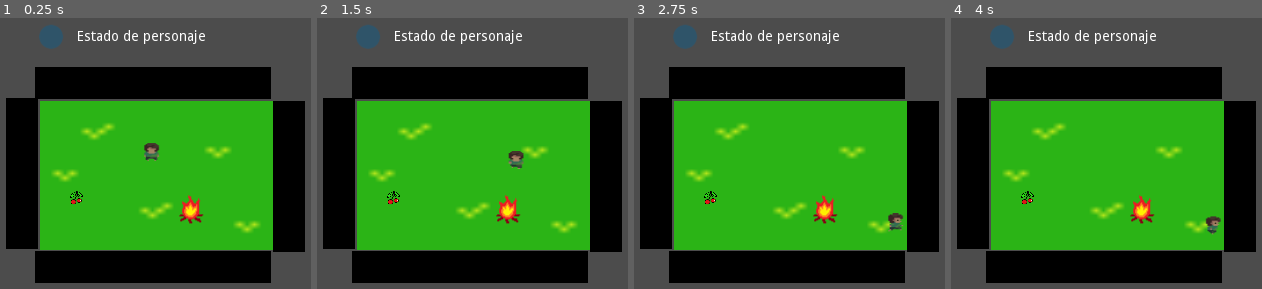
Above: before the commit, frames 1-4 (left to right).
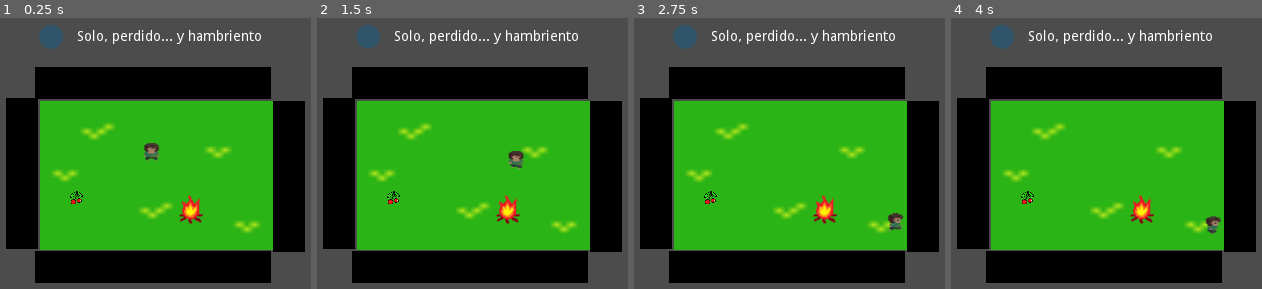
Above: after the commit, the same moments.

Repository: keyWorlds/fullOfStars
Game: Godot game, scene res://scenes/Mundo.tscn
Two runs of this game, one before a commit and one after it. Both use one fixed random seed, a clock stepped at 60 frames per second and the inputs below. Before the commit the project starts from res://Mundo.tscn.
Inputs:
- Up to frame 1 (0.25 s): no input
- Up to frame 2 (1.5 s): tap Enter at 0.5 s; hold Right (ui_right) 0.53-1.28 s; tap Space at 1.25 s; hold Down (ui_down) from 1.28 s (still down)
- Up to frame 3 (2.75 s): release Down (ui_down) at 2.03 s; hold Right (ui_right) from 2.03 s (still down)
- Up to frame 4 (4 s): tap Enter at 2.75 s; release Right (ui_right) at 2.78 s; hold Up (ui_up) 2.78-3.53 s; tap Space at 3.5 s; hold Left (ui_left) from 3.53 s (still down)

The runs differ from the first frame. In frame 1, 1.2% of the frame differs, in the area x 25-84%, y 4-10%; in frame 2, 1.2%; in frame 3, 1.2%; in frame 4, 1.2%.

Commit message:
reasign scripts, new scene

Diff:
--- a/fullOfStars/project.godot
+++ b/fullOfStars/project.godot
@@ -11,7 +11,7 @@
 [application]
 
 config/name="fullOfStars"
-run/main_scene="res://Mundo.tscn"
+run/main_scene="res://scenes/Mundo.tscn"
 config/icon="res://icon.png"
 
 [display]
--- /dev/null
+++ b/fullOfStars/scenes/Inicio.tscn
@@ -0,0 +1,284 @@
+[gd_scene load_steps=32 format=2]
+
+[ext_resource path="res://assets/spr_Obstaculo_0.png" type="Texture" id=1]
+[ext_resource path="res://scripts/Msgs.gd" type="Script" id=2]
+[ext_resource path="res://assets/vida.png" type="Texture" id=3]
+[ext_resource path="res://scripts/playerController.gd" type="Script" id=4]
+[ext_resource path="res://assets/sprite0_spr_player_down_strip6_1.png" type="Texture" id=5]
+[ext_resource path="res://assets/sprite0_spr_player_down_strip6_2.png" type="Texture" id=6]
+[ext_resource path="res://assets/sprite0_spr_player_down_strip6_3.png" type="Texture" id=7]
+[ext_resource path="res://assets/sprite0_spr_player_down_strip6_4.png" type="Texture" id=8]
+[ext_resource path="res://assets/sprite0_spr_player_down_strip6_5.png" type="Texture" id=9]
+[ext_resource path="res://assets/sprite3_spr_player_up_strip6_0.png" type="Texture" id=10]
+[ext_resource path="res://assets/sprite1_spr_player_right_strip6_0.png" type="Texture" id=11]
+[ext_resource path="res://assets/sprite1_spr_player_right_strip6_1.png" type="Texture" id=12]
+[ext_resource path="res://assets/sprite1_spr_player_right_strip6_2.png" type="Texture" id=13]
+[ext_resource path="res://assets/sprite1_spr_player_right_strip6_3.png" type="Texture" id=14]
+[ext_resource path="res://assets/sprite1_spr_player_right_strip6_4.png" type="Texture" id=15]
+[ext_resource path="res://assets/sprite1_spr_player_right_strip6_5.png" type="Texture" id=16]
+[ext_resource path="res://assets/sprite3_spr_player_up_strip6_1.png" type="Texture" id=17]
+[ext_resource path="res://assets/sprite3_spr_player_up_strip6_2.png" type="Texture" id=18]
+[ext_resource path="res://assets/sprite3_spr_player_up_strip6_3.png" type="Texture" id=19]
+[ext_resource path="res://assets/sprite3_spr_player_up_strip6_4.png" type="Texture" id=20]
+[ext_resource path="res://assets/sprite3_spr_player_up_strip6_5.png" type="Texture" id=21]
+[ext_resource path="res://assets/sprite0_spr_player_down_strip6_0.png" type="Texture" id=22]
+[ext_resource path="res://assets/sprite2_spr_player_left_strip6_0.png" type="Texture" id=23]
+[ext_resource path="res://assets/sprite2_spr_player_left_strip6_1.png" type="Texture" id=24]
+[ext_resource path="res://assets/sprite2_spr_player_left_strip6_2.png" type="Texture" id=25]
+[ext_resource path="res://assets/sprite2_spr_player_left_strip6_3.png" type="Texture" id=26]
+[ext_resource path="res://assets/sprite2_spr_player_left_strip6_4.png" type="Texture" id=27]
+[ext_resource path="res://assets/sprite2_spr_player_left_strip6_5.png" type="Texture" id=28]
+
+[sub_resource type="RectangleShape2D" id=1]
+
+custom_solver_bias = 0.0
+extents = Vector2( 12.0233, 12.5817 )
+
+[sub_resource type="RectangleShape2D" id=2]
+
+custom_solver_bias = 0.0
+extents = Vector2( 10, 10 )
+
+[sub_resource type="SpriteFrames" id=3]
+
+animations = [ {
+"frames": [ ExtResource( 5 ), ExtResource( 6 ), ExtResource( 7 ), ExtResource( 8 ), ExtResource( 9 ) ],
+"loop": true,
+"name": "correr_abajo",
+"speed": 5.0
+}, {
+"frames": [ ExtResource( 10 ) ],
+"loop": true,
+"name": "idle_arriba",
+"speed": 5.0
+}, {
+"frames": [ ExtResource( 11 ) ],
+"loop": true,
+"name": "idle_derecha",
+"speed": 5.0
+}, {
+"frames": [ ExtResource( 12 ), ExtResource( 13 ), ExtResource( 14 ), ExtResource( 15 ), ExtResource( 16 ) ],
+"loop": true,
+"name": "correr_derecha",
+"speed": 5.0
+}, {
+"frames": [ ExtResource( 17 ), ExtResource( 18 ), ExtResource( 19 ), ExtResource( 20 ), ExtResource( 21 ) ],
+"loop": true,
+"name": "correr_arriba",
+"speed": 5.0
+}, {
+"frames": [ ExtResource( 22 ) ],
+"loop": true,
+"name": "idle_abajo",
+"speed": 5.0
+}, {
+"frames": [ ExtResource( 23 ) ],
+"loop": true,
+"name": "idle_izquierda",
+"speed": 5.0
+}, {
+"frames": [ ExtResource( 24 ), ExtResource( 25 ), ExtResource( 26 ), ExtResource( 27 ), ExtResource( 28 ) ],
+"loop": true,
+"name": "correr_izquierda",
+"speed": 5.0
+} ]
+
+[node name="Mundo" type="Node"]
+
+[node name="Walls" type="Node" parent="." index="0"]
+
+editor/display_folded = true
+
+[node name="Wall" type="StaticBody2D" parent="Walls" index="0"]
+
+editor/display_folded = true
+position = Vector2( 294.916, 92.3378 )
+scale = Vector2( 3.74404, 0.511719 )
+input_pickable = false
+collision_layer = 1
+collision_mask = 1
+constant_linear_velocity = Vector2( 0, 0 )
+constant_angular_velocity = 0.0
+friction = 1.0
+bounce = 0.0
+
+[node name="CollisionShape2D" type="CollisionShape2D" parent="Walls/Wall" index="0"]
+
+position = Vector2( -1.36642, -1.00382 )
+scale = Vector2( 2.52865, 2.46359 )
+shape = SubResource( 1 )
+__meta__ = {
+"_edit_lock_": true
+}
+
+[node name="spr_Obstaculo_0" type="Sprite" parent="Walls/Wall" index="1"]
+
+position = Vector2( -1.58711, -1.22138 )
+scale = Vector2( 1.97571, 1.9542 )
+texture = ExtResource( 1 )
+__meta__ = {
+"_edit_lock_": true
+}
+
+[node name="Wall3" type="StaticBody2D" parent="Walls" index="1"]
+
+position = Vector2( 294.916, 276.338 )
+scale = Vector2( 3.74404, 0.511719 )
+input_pickable = false
+collision_layer = 1
+collision_mask = 1
+constant_linear_velocity = Vector2( 0, 0 )
+constant_angular_velocity = 0.0
+friction = 1.0
+bounce = 0.0
+
+[node name="CollisionShape2D" type="CollisionShape2D" parent="Walls/Wall3" index="0"]
+
+position = Vector2( -1.36642, -1.00382 )
+scale = Vector2( 2.52865, 2.46359 )
+shape = SubResource( 1 )
+__meta__ = {
+"_edit_lock_": true
+}
+
+[node name="spr_Obstaculo_0" type="Sprite" parent="Walls/Wall3" index="1"]
+
+position = Vector2( -1.58711, -1.22138 )
+scale = Vector2( 1.97571, 1.9542 )
+texture = ExtResource( 1 )
+__meta__ = {
+"_edit_lock_": true
+}
+
+[node name="Wall2" type="StaticBody2D" parent="Walls" index="2"]
+
+position = Vector2( 159.304, 185.217 )
+scale = Vector2( 0.506147, 2.42174 )
+input_pickable = false
+collision_layer = 1
+collision_mask = 1
+constant_linear_velocity = Vector2( 0, 0 )
+constant_angular_velocity = 0.0
+friction = 1.0
+bounce = 0.0
+
+[node name="CollisionShape2D" type="CollisionShape2D" parent="Walls/Wall2" index="0"]
+
+position = Vector2( -1.36642, -1.00382 )
+scale = Vector2( 2.52865, 2.46359 )
+shape = SubResource( 1 )
+__meta__ = {
+"_edit_lock_": true
+}
+
+[node name="spr_Obstaculo_0" type="Sprite" parent="Walls/Wall2" index="1"]
+
+position = Vector2( -1.58711, -1.22138 )
+scale = Vector2( 1.97571, 1.9542 )
+texture = ExtResource( 1 )
+__meta__ = {
+"_edit_lock_": true
+}
+
+[node name="Wall4" type="StaticBody2D" parent="Walls" index="3"]
+
+position = Vector2( 426.304, 188.217 )
+scale = Vector2( 0.506147, 2.42174 )
+input_pickable = false
+collision_layer = 1
+collision_mask = 1
+constant_linear_velocity = Vector2( 0, 0 )
+constant_angular_velocity = 0.0
+friction = 1.0
+bounce = 0.0
+
+[node name="CollisionShape2D" type="CollisionShape2D" parent="Walls/Wall4" index="0"]
+
+position = Vector2( -1.36642, -1.00382 )
+scale = Vector2( 2.52865, 2.46359 )
+shape = SubResource( 1 )
+__meta__ = {
+"_edit_lock_": true
+}
+
+[node name="spr_Obstaculo_0" type="Sprite" parent="Walls/Wall4" index="1"]
+
+position = Vector2( -1.58711, -1.22138 )
+scale = Vector2( 1.97571, 1.9542 )
+texture = ExtResource( 1 )
+__meta__ = {
+"_edit_lock_": true
+}
+
+[node name="CanvasLayer" type="CanvasLayer" parent="." index="1"]
+
+layer = 1
+offset = Vector2( 0, 0 )
+rotation = 0.0
+scale = Vector2( 1, 1 )
+transform = Transform2D( 1, 0, 0, 1, 0, 0 )
+script = ExtResource( 2 )
+
+[node name="EstadoLabel" type="RichTextLabel" parent="CanvasLayer" index="0"]
+
+anchor_left = 0.0
+anchor_top = 0.0
+anchor_right = 0.0
+anchor_bottom = 0.0
+margin_left = 213.0
+margin_top = 39.0
+margin_right = 476.0
+margin_bottom = 67.0
+rect_pivot_offset = Vector2( 0, 0 )
+rect_clip_content = true
+mouse_filter = 0
+mouse_default_cursor_shape = 0
+size_flags_horizontal = 1
+size_flags_vertical = 1
+bbcode_enabled = false
+bbcode_text = ""
+visible_characters = -1
+percent_visible = 1.0
+meta_underlined = true
+tab_size = 4
+text = "Estado de personaje"
+scroll_active = true
+scroll_following = false
+selection_enabled = false
+override_selected_font_color = false
+
+[node name="ImgPuntosVida" type="Sprite" parent="CanvasLayer" index="1"]
+
+position = Vector2( 187.143, 45.755 )
+texture = ExtResource( 3 )
+
+[node name="Player" type="KinematicBody2D" parent="." index="2" groups=[
+"Player",
+]]
+
+position = Vector2( 287.107, 160.713 )
+scale = Vector2( 0.5, 0.5 )
+input_pickable = false
+collision_layer = 1
+collision_mask = 1
+collision/safe_margin = 0.08
+script = ExtResource( 4 )
+
+[node name="CollisionShape2D" type="CollisionShape2D" parent="Player" index="0"]
+
+position = Vector2( 1.04904e-05, -1.71661e-05 )
+scale = Vector2( 2.46154, 2.46154 )
+shape = SubResource( 2 )
+__meta__ = {
+"_edit_lock_": true
+}
+
+[node name="AnimatedSprite" type="AnimatedSprite" parent="Player" index="1"]
+
+position = Vector2( 0.999985, 0.584042 )
+scale = Vector2( 2.92857, 2.1084 )
+frames = SubResource( 3 )
+animation = "idle_abajo"
+__meta__ = {
+"_edit_lock_": true
+}
--- a/fullOfStars/Mundo.tscn
+++ b/fullOfStars/scenes/Mundo.tscn
@@ -28,9 +28,10 @@
 [ext_resource path="res://assets/sprite2_spr_player_left_strip6_5.png" type="Texture" id=26]
 [ext_resource path="res://assets/spr_Obstaculo_0.png" type="Texture" id=27]
 [ext_resource path="res://assets/hoguera.png" type="Texture" id=28]
-[ext_resource path="res://assets/vida.png" type="Texture" id=29]
-[ext_resource path="res://PickUp.gd" type="Script" id=30]
-[ext_resource path="res://assets/Cherry Marble.png" type="Texture" id=31]
+[ext_resource path="res://scripts/Msgs.gd" type="Script" id=29]
+[ext_resource path="res://assets/vida.png" type="Texture" id=30]
+[ext_resource path="res://scripts/PickUp.gd" type="Script" id=31]
+[ext_resource path="res://assets/Cherry Marble.png" type="Texture" id=32]
 
 [sub_resource type="RectangleShape2D" id=1]
 
@@ -301,6 +302,7 @@
 rotation = 0.0
 scale = Vector2( 1, 1 )
 transform = Transform2D( 1, 0, 0, 1, 0, 0 )
+script = ExtResource( 29 )
 
 [node name="EstadoLabel" type="RichTextLabel" parent="CanvasLayer" index="0"]
 
@@ -310,7 +312,7 @@
 anchor_bottom = 0.0
 margin_left = 213.0
 margin_top = 39.0
-margin_right = 378.0
+margin_right = 476.0
 margin_bottom = 67.0
 rect_pivot_offset = Vector2( 0, 0 )
 rect_clip_content = true
@@ -346,13 +348,13 @@
 angular_damp = 1.0
 audio_bus_override = false
 audio_bus_name = "Master"
-script = ExtResource( 30 )
+script = ExtResource( 31 )
 
 [node name="SpritePickUp" type="Sprite" parent="Area2D" index="0"]
 
 position = Vector2( 4.41976, -2.41763 )
 scale = Vector2( 0.409112, 0.37132 )
-texture = ExtResource( 31 )
+texture = ExtResource( 32 )
 
 [node name="CollisionShape2D" type="CollisionShape2D" parent="Area2D" index="1"]
 
--- /dev/null
+++ b/fullOfStars/scripts/Msgs.gd
@@ -0,0 +1,16 @@
+extends CanvasLayer
+
+# Para GUI
+onready var nodoVida
+var nodoLabelInfo
+var puntosVida
+
+func _ready():
+
+	nodoLabelInfo = get_node("../CanvasLayer/EstadoLabel")
+	cambiarTexto("Solo, perdido... y hambriento")
+	pass
+
+func cambiarTexto (nuevoTexto):
+	nodoLabelInfo.text = nuevoTexto
+	pass
--- a/fullOfStars/PickUp.gd
+++ b/fullOfStars/scripts/PickUp.gd
@@ -7,5 +7,5 @@
 func _on_Area2D_body_entered( body ):
 	if body.is_in_group("Player"):
 		queue_free()
-		get_node("../Player").cambiarTexto("Has recogido alimento")
+		get_node("../CanvasLayer").cambiarTexto("Has recogido alimento")
 	pass
--- a/fullOfStars/scripts/playerController.gd
+++ b/fullOfStars/scripts/playerController.gd
@@ -9,10 +9,6 @@
 var animacionEstatica
 # Interactuando con la hoguera
 onready var nodoHoguera
-# Para GUI
-onready var nodoVida
-var nodoLabelInfo
-var puntosVida
 
 func _ready():
 	movimiento = Vector2()
@@ -23,8 +19,6 @@
 	nodoHoguera = get_node("../Bonfire")
 	sprite = get_node("AnimatedSprite")
 
-	puntosVida = 12
-	nodoLabelInfo = get_node("../CanvasLayer/EstadoLabel")
 
 	set_process(true)
 
@@ -73,7 +67,3 @@
 			animacionElegida = "idle_derecha"
 
 	return animacionElegida
-
-func cambiarTexto (nuevoTexto):
-	nodoLabelInfo.text = nuevoTexto
-	pass
Not shown: 2 places in fullOfStars/scenes/Mundo.tscn that only renumber resources
